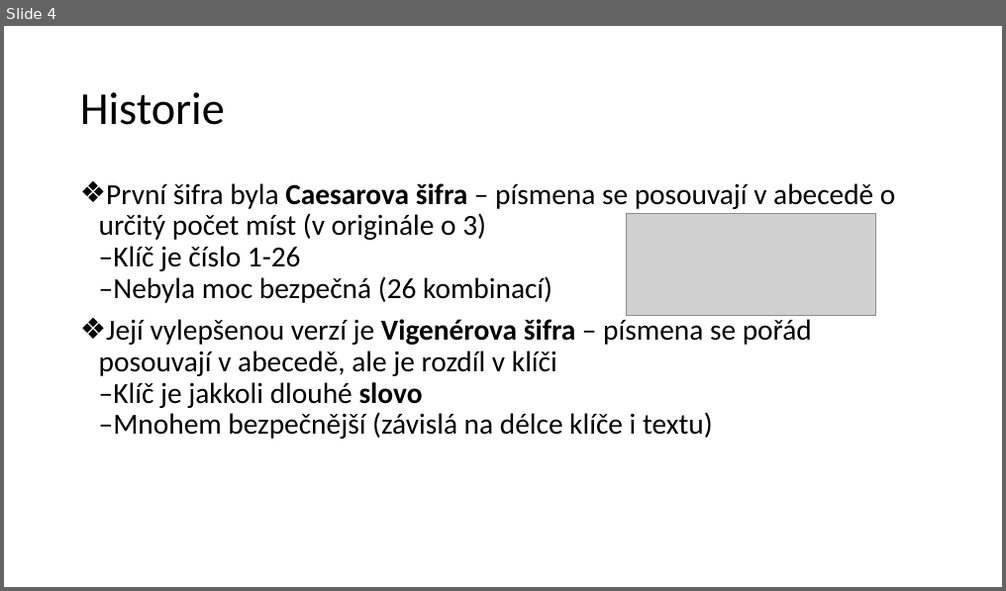
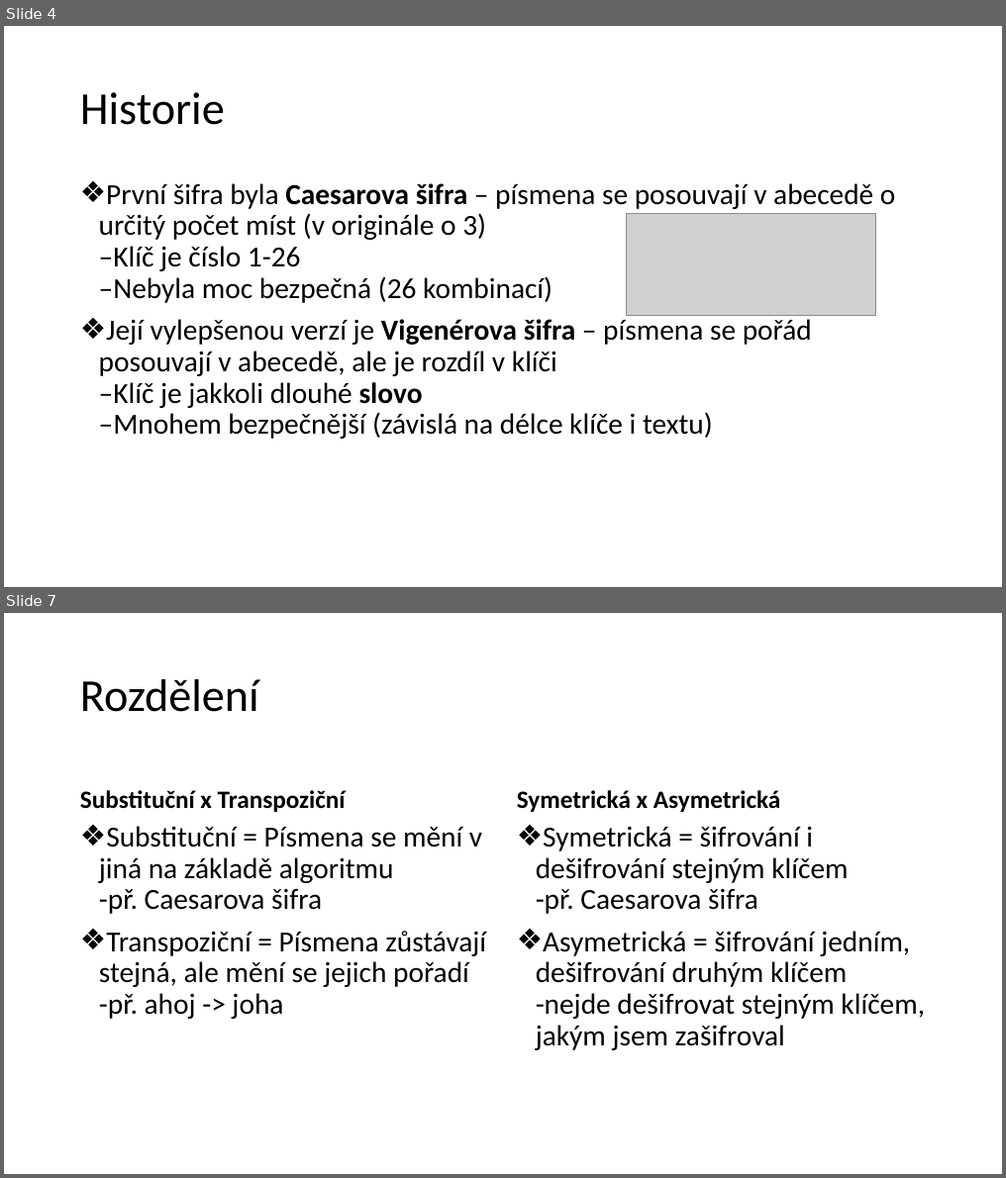
Before and after one commit to Xantus103/Kryptografie-prezentace, a slide deck: Šifrování JŽ.pptx. Shown one above the other, each under a label of ours: slide 4 before the commit, slides 4 and 7 after it; the slides between them are not shown. The pictures are 1006x591 and 1006x1178 pixels, drawn with LibreOffice and Linux fonts; fonts in the diff are those of the drawing; grey boxes stand for pictures; background and template pictures are left out. Boxes give left, top, right and bottom in pixels: in the first picture for what was removed or moved away, otherwise in the second. Text is boxed around its words. In the diff, an @@ line names an element or a change of style, - is before the commit and + after.

```diff
--- a/Šifrování JŽ.pptx
+++ b/Šifrování JŽ.pptx
@@ slide 7 added at (4, 613, 1002, 1174), background picture (left out) @@
@@ title added at (80, 679, 259, 712), 44 pt, text #000000 @@
+Rozdělení
@@ text added at (80, 790, 346, 812), 24 pt, text #000000, bold @@
+Substituční x Transpoziční
@@ text added at (517, 790, 780, 812), 24 pt, text #000000, bold @@
+Symetrická x Asymetrická
@@ text added at (99, 826, 486, 1019), 28 pt, text #000000 @@
+❖ Substituční = Písmena se mění v jiná na základě algoritmu
+  -př. Caesarova šifra
+❖ Transpoziční = Písmena zůstávají stejná, ale mění se jejich pořadí
+  -př. ahoj -> joha
@@ text added at (536, 826, 925, 1051), 28 pt, text #000000 @@
+❖ Symetrická = šifrování i dešifrování stejným klíčem
+  -př. Caesarova šifra
+❖ Asymetrická = šifrování jedním, dešifrování druhým klíčem
+  -nejde dešifrovat stejným klíčem, jakým jsem zašifroval
```
Also in this commit, not shown: 1 slide changed, 3 other slides added, 4 other files.
